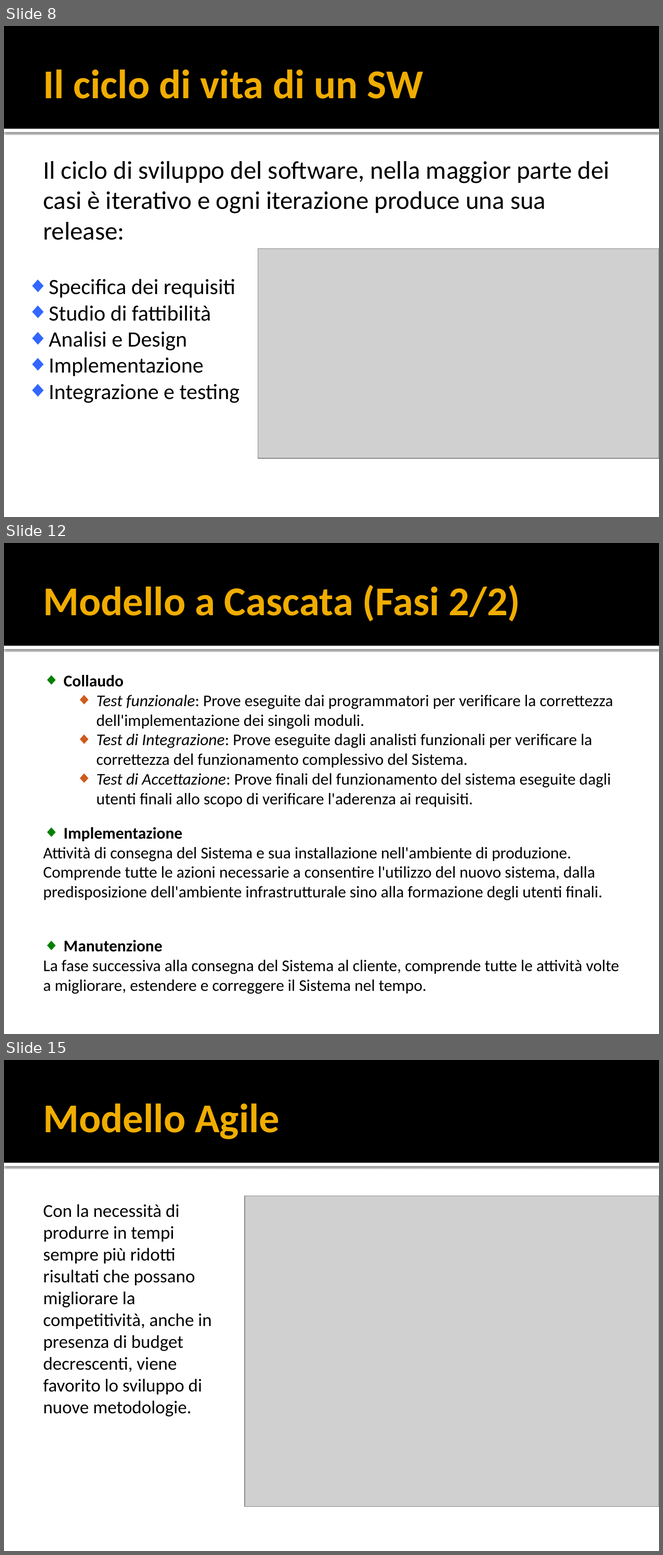
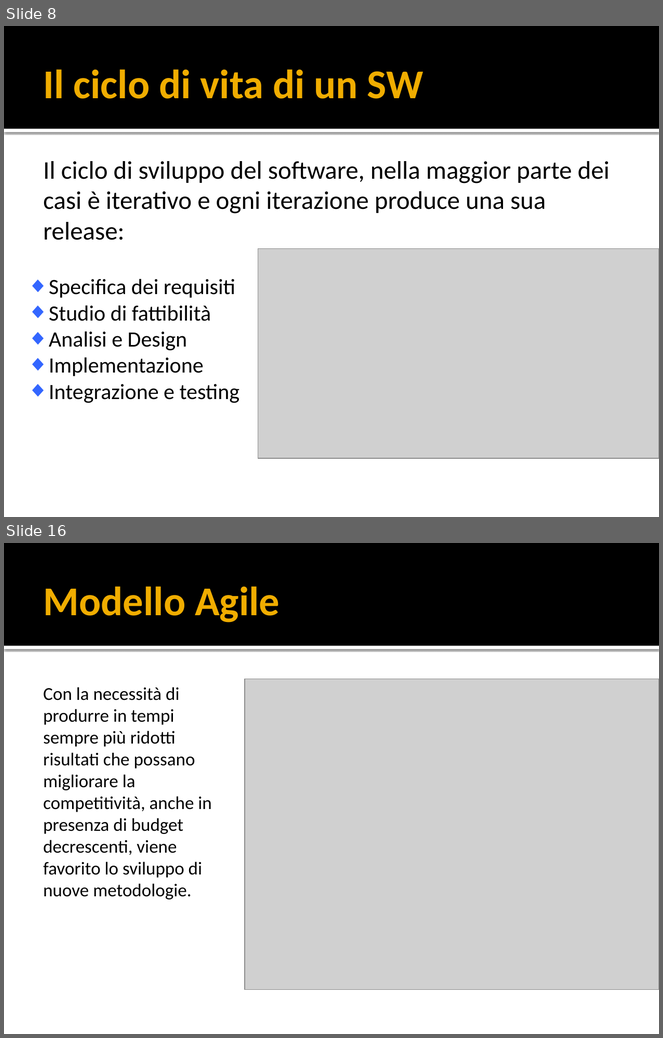
Before and after one commit to yan0z/ISW, a slide deck: Quesito 6 Team/Presentation1.pptx. Shown one above the other, each under a label of ours: slides 8, 12 and 15 before the commit, slides 8 and 16 after it; the slides between them are not shown. The pictures are 663x1555 and 663x1038 pixels, drawn with LibreOffice and Linux fonts; fonts in the diff are those of the drawing; grey boxes stand for pictures. Boxes give left, top, right and bottom in pixels: in the first picture for what was removed or moved away, otherwise in the second. Text is boxed around its words. In the diff, an @@ line names an element or a change of style, - is before the commit and + after.

```diff
--- a/Quesito 6 Team/Presentation1.pptx
+++ b/Quesito 6 Team/Presentation1.pptx
@@ slide 12 removed at bbox=[4, 543, 659, 1034], background #FFFFFF; not listed: 2 template elements that a slide beside it also shows @@
@@ title removed at bbox=[44, 585, 520, 622] @@
-Modello a Cascata (Fasi 2/2)
@@ text removed at bbox=[64, 675, 613, 807] @@
-◆ Collaudo
-  ◆ Test funzionale: Prove eseguite dai programmatori per verificare la correttezza dell'implementazione dei singoli moduli.
-  ◆ Test di Integrazione: Prove eseguite dagli analisti funzionali per verificare la correttezza del funzionamento complessivo del Sistema.
-  ◆ Test di Accettazione: Prove finali del funzionamento del sistema eseguite dagli utenti finali allo scopo di verificare l'aderenza ai requisiti.
@@ text removed at bbox=[43, 827, 603, 901] @@
-◆ Implementazione
-Attività di consegna del Sistema e sua installazione nell'ambiente di produzione.
-Comprende tutte le azioni necessarie a consentire l'utilizzo del nuovo sistema, dalla predisposizione dell'ambiente infrastrutturale sino alla formazione degli utenti finali.
@@ text removed at bbox=[43, 940, 620, 994] @@
-◆ Manutenzione
-La fase successiva alla consegna del Sistema al cliente, comprende tutte le attività volte a migliorare, estendere e correggere il Sistema nel tempo.
@@ what was slide 15 is now slide 16 @@
```
Also in this commit, not shown: 7 slides changed, 7 slides added, 9 other slides removed.
